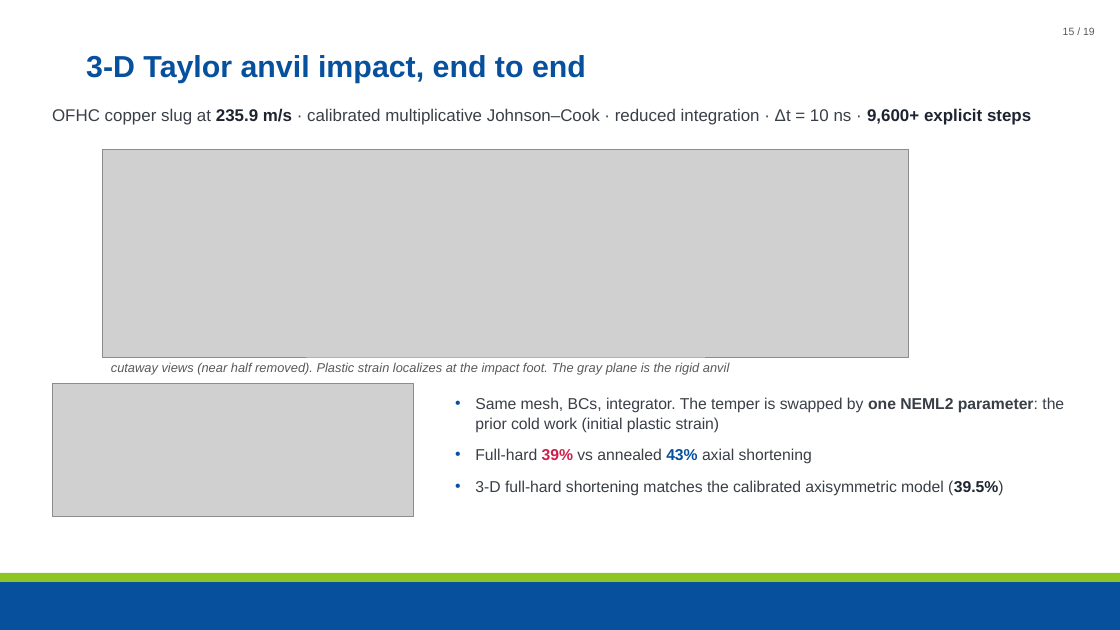
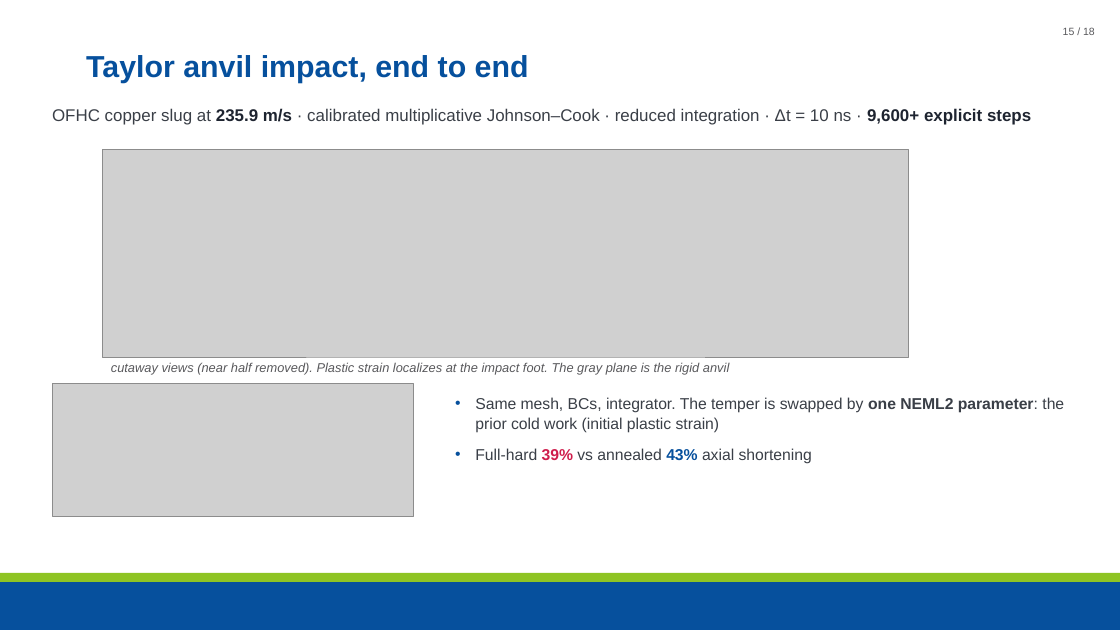
Before and after one commit to maxnezdyur/marlin, a slide deck: slide 15 of examples/impact/slide_assets/WCCM_NEML2_explicit_dynamics_v2.pptx. Drawn at 1120x630 pixels with LibreOffice and Linux fonts; fonts in the diff are those of the drawing; grey boxes stand for pictures; background and template pictures are left out. Boxes give left, top, right and bottom in pixels: in the first picture for what was removed or moved away, otherwise in the second. Text is boxed around its words. In the diff, an @@ line names an element or a change of style, - is before the commit and + after.

```diff
--- a/examples/impact/slide_assets/WCCM_NEML2_explicit_dynamics_v2.pptx
+++ b/examples/impact/slide_assets/WCCM_NEML2_explicit_dynamics_v2.pptx
@@ title at box(86, 55, 529, 83): text changed @@
-3-D Taylor anvil impact, end to end
+Taylor anvil impact, end to end
@@ text at box(475, 480, 1003, 496): paragraph removed @@
-• 3-D full-hard shortening matches the calibrated axisymmetric model (39.5%)
```
Also in this commit, not shown: 16 other slides changed, 1 slide removed, 1 other file.
